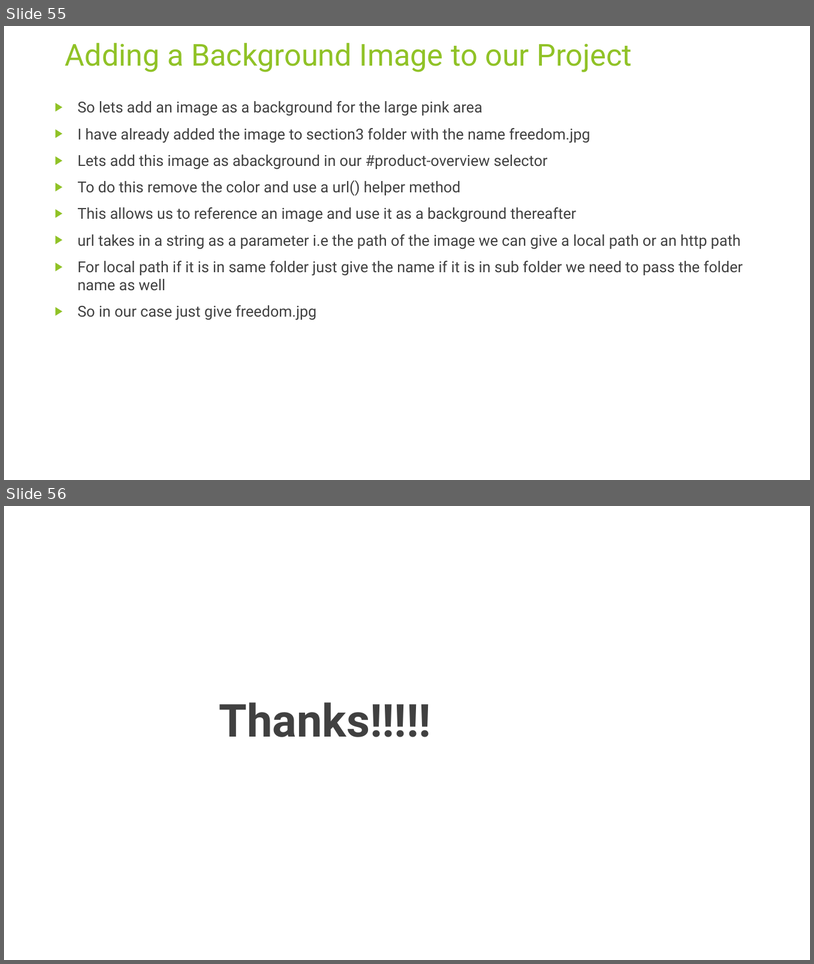
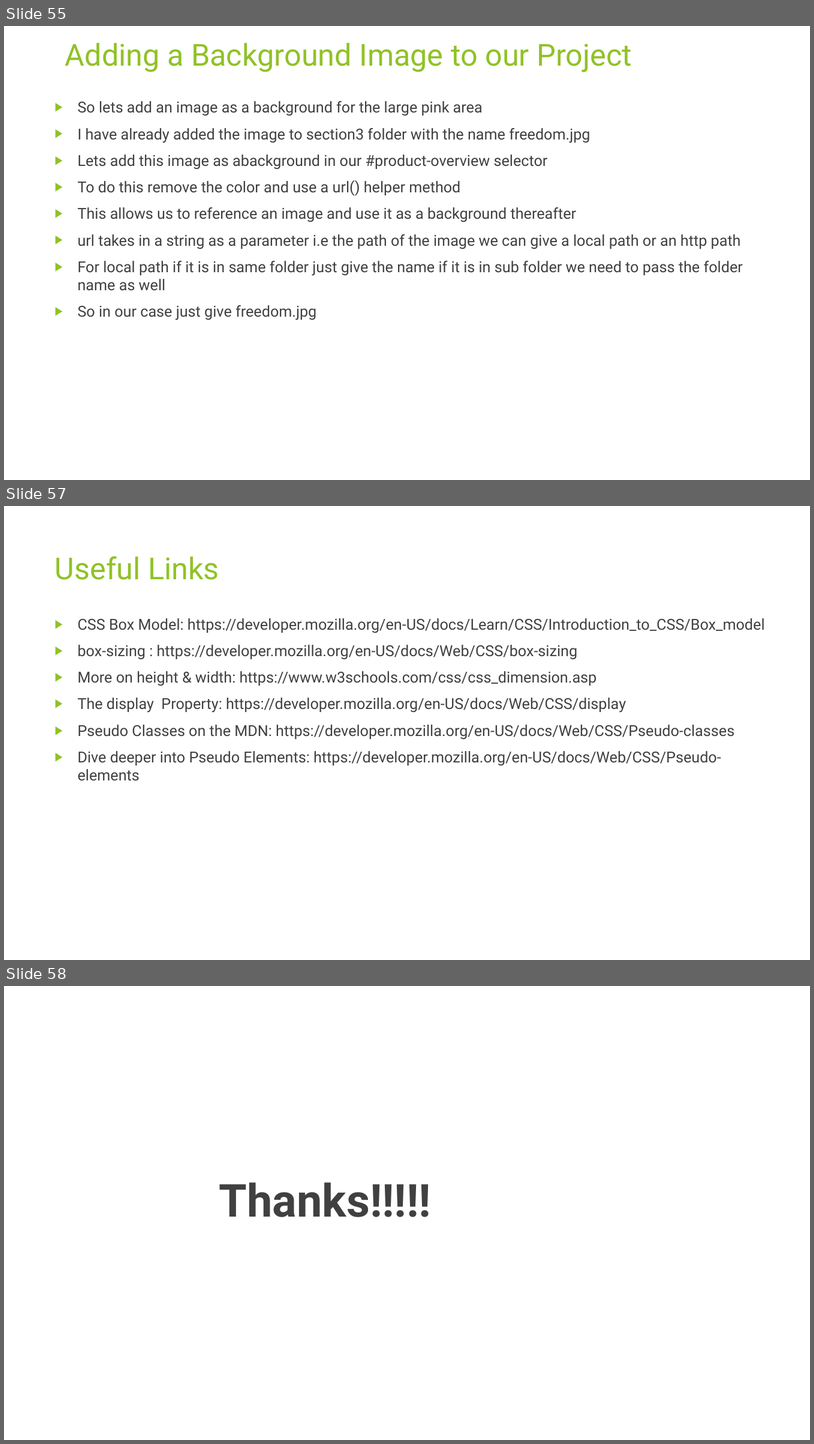
Before and after one commit to rudhrainfogain/CSS, a slide deck: PPT/Css-v3.pptx. Shown one above the other, each under a label of ours: slides 55 and 56 before the commit, slides 55, 57 and 58 after it; the slides between them are not shown. The pictures are 814x964 and 814x1444 pixels, drawn with LibreOffice and Linux fonts; fonts in the diff are those of the drawing. Boxes give left, top, right and bottom in pixels: in the first picture for what was removed or moved away, otherwise in the second. Text is boxed around its words. In the diff, an @@ line names an element or a change of style, - is before the commit and + after.

Commit message:
Assignment solution and useful Links

```diff
--- a/PPT/Css-v3.pptx
+++ b/PPT/Css-v3.pptx
@@ slide 57 added at (4, 506, 810, 960), background #FFFFFF @@
@@ title added at (55, 556, 219, 580), 36 pt, text #90C226 @@
+Useful Links
@@ text added at (78, 618, 765, 781), 18 pt, text #404040 @@
+▶ CSS Box Model: https://developer.mozilla.org/en-US/docs/Learn/CSS/Introduction_to_CSS/Box_model
+▶ box-sizing : https://developer.mozilla.org/en-US/docs/Web/CSS/box-sizing
+▶ More on height & width: https://www.w3schools.com/css/css_dimension.asp
+▶ The display Property: https://developer.mozilla.org/en-US/docs/Web/CSS/display
+▶ Pseudo Classes on the MDN: https://developer.mozilla.org/en-US/docs/Web/CSS/Pseudo-classes
+▶ Dive deeper into Pseudo Elements: https://developer.mozilla.org/en-US/docs/Web/CSS/Pseudo-elements
@@ what was slide 56 is now slide 58 @@
```
Also in this commit, not shown: 1 other slide added, 4 other files.
